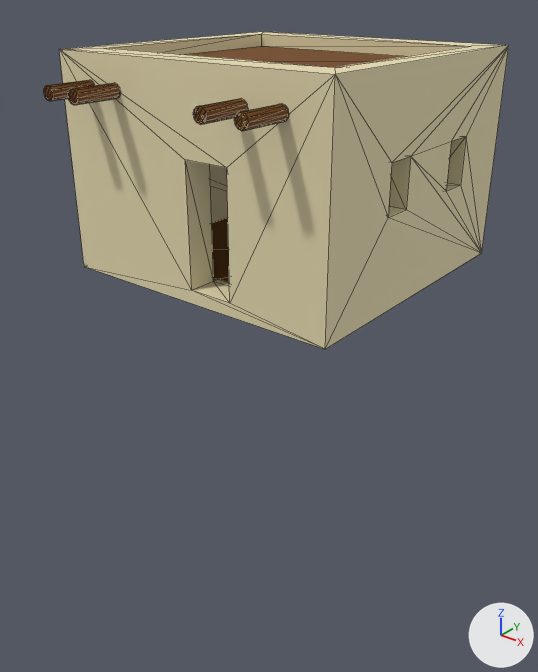
The glTF model assets/square.glb, before and after one commit.
Rendered twice from a 50 mm camera at (6.86, -9.05, 4.13) aimed at (0.64, -1.28, -0.69). Arrows for +X, +Y and +Z are at lower right; the lights stay in place. Mesh edges are drawn as thin lines. Vertices at the same position are counted once.

Before the edit, the objects in view are built like this:
```python
me_mesh_0 = bpy.data.meshes.new('Mesh_0')
me_mesh_0.from_pydata(...)  # 162 vertices, 316 faces; spans x -2.3..2.3, y -2.94..2.25, z 0.0..3.2
# faces by material slot: [130, 186]
me_mesh_0.materials.append(mat_house_mat)  # beige #eadfb5
me_mesh_0.materials.append(mat_house_wood_mat)  # brown #76470d
ob_square = bpy.data.objects.new('square', me_mesh_0)
ob_square.location = (0.0, 0.0, 0.0)
```
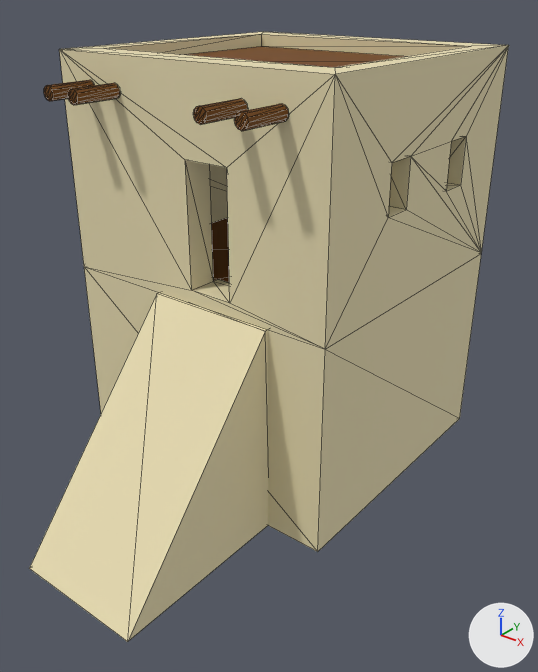
What differs and where, as boxes (x1, y1, x2, y2) in the pictures (538 x 672 px):
```json
{"object": "square", "change": "reshaped", "before": [44, 32, 509, 349], "after": [29, 32, 509, 642], "on screen": "92% taller"}
{"part": 1, "of": "me_mesh_0", "change": "added", "after": [29, 254, 481, 642], "on screen": "beige"}
```

Scene script edits in JSON lines:
```json
{"block": "me_mesh_0", "where": "# used by ob_square; location = (0.0, 0.0, 0.0)"}
{"op": "remove", "block": "me_mesh_0", "code": "me_mesh_0.from_pydata(...)  # 162 vertices, 316 faces; spans x -2.3..2.3, y -2.94..2.25, z 0.0..3.2"}
{"op": "add", "block": "me_mesh_0", "code": "me_mesh_0.from_pydata(...)  # 174 vertices, 340 faces; spans x -2.3..2.3, y -4.99..2.25, z -3.2..3.2"}
{"block": "me_mesh_0", "change": "me_mesh_0 part 1"}
{"block": "me_mesh_0", "change": "12 vertices are added at x -2.3..2.3, y -4.99..2.25, z -3.2..0.0"}
{"block": "me_mesh_0", "change": "24 new faces join them, mat_house_mat (beige #eadfb5)"}
```
